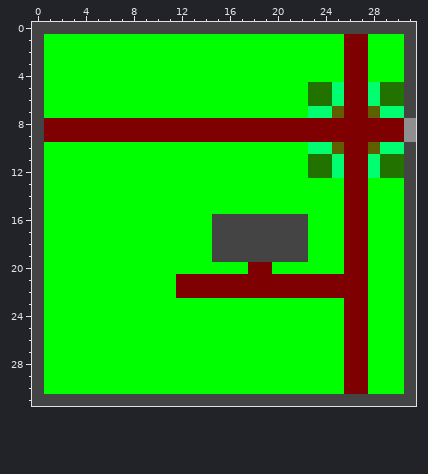
Edited in one commit: pixel-art sprite (res/Islands/test.png). This is how it looked before the edit.
The file is 32x32 pixels.
And afterwards:
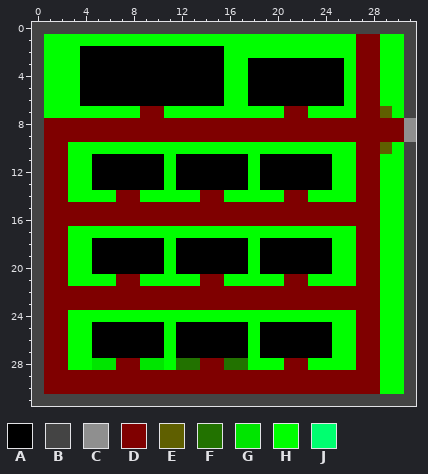
Palette (. is transparent): A #000000  B #444444  C #8f8f8f  D #7f0000  E #5f5f00  F #227200  G #00e500  H #00ff00  J #00ff70
Difference:
Changed rows in their new state; - is an unchanged pixel.
first column x 1:
 1 -------------------------H-D--
 2 ---AAAAAAAAAAAA----------H-D--
 3 ---AAAAAAAAAAAA--AAAAAAAAH-D--
 4 ---AAAAAAAAAAAA--AAAAAAAAH-D--
 5 ---AAAAAAAAAAAA--AAAAAAAAH-DHH
 6 ---AAAAAAAAAAAA--AAAAAAAAH-DHH
 7 --------DD----------DDHHHH-DEH
10 DD--------------------HHHH-DEH
11 DD--AAAAAA-AAAAAA-AAAAAAHH-DHH
12 DD--AAAAAA-AAAAAA-AAAAAAHH-DHH
13 DD--AAAAAA-AAAAAA-AAAAAA-H-D--
14 DD----DD-----DD-----DD---H-D--
15 DDDDDDDDDDDDDDDDDDDDDDDDD--D--
16 DDDDDDDDDDDDDDDDDDDDDDDDD--D--
17 DD------------HHHHHHHH---H-D--
18 DD--AAAAAA-AAAAAAHAAAAAA-H-D--
19 DD--AAAAAA-AAAAAAHAAAAAA-H-D--
20 DD--AAAAAA-AAAAAAHAAAAAA-H-D--
21 DD----DD---HH--HHHHH--HHHH-D--
22 DDDDDDDDDDD----------------D--
23 DDDDDDDDDDDDDDDDDDDDDDDDD--D--
24 DD-----------------------H-D--
25 DD--AAAAAA-AAAAAA-AAAAAA-H-D--
26 DD--AAAAAA-AAAAAA-AAAAAA-H-D--
27 DD--AAAAAA-AAAAAA-AAAAAA-H-D--
28 DD--GGDDGG-FFDDFF---DD---H-D--
29 DDDDDDDDDDDDDDDDDDDDDDDDD--D--
30 DDDDDDDDDDDDDDDDDDDDDDDDD--D--
Pixel boxes of the changes (left, top, right, bottom) in both pictures:
changed: (44, 34, 404, 394)
